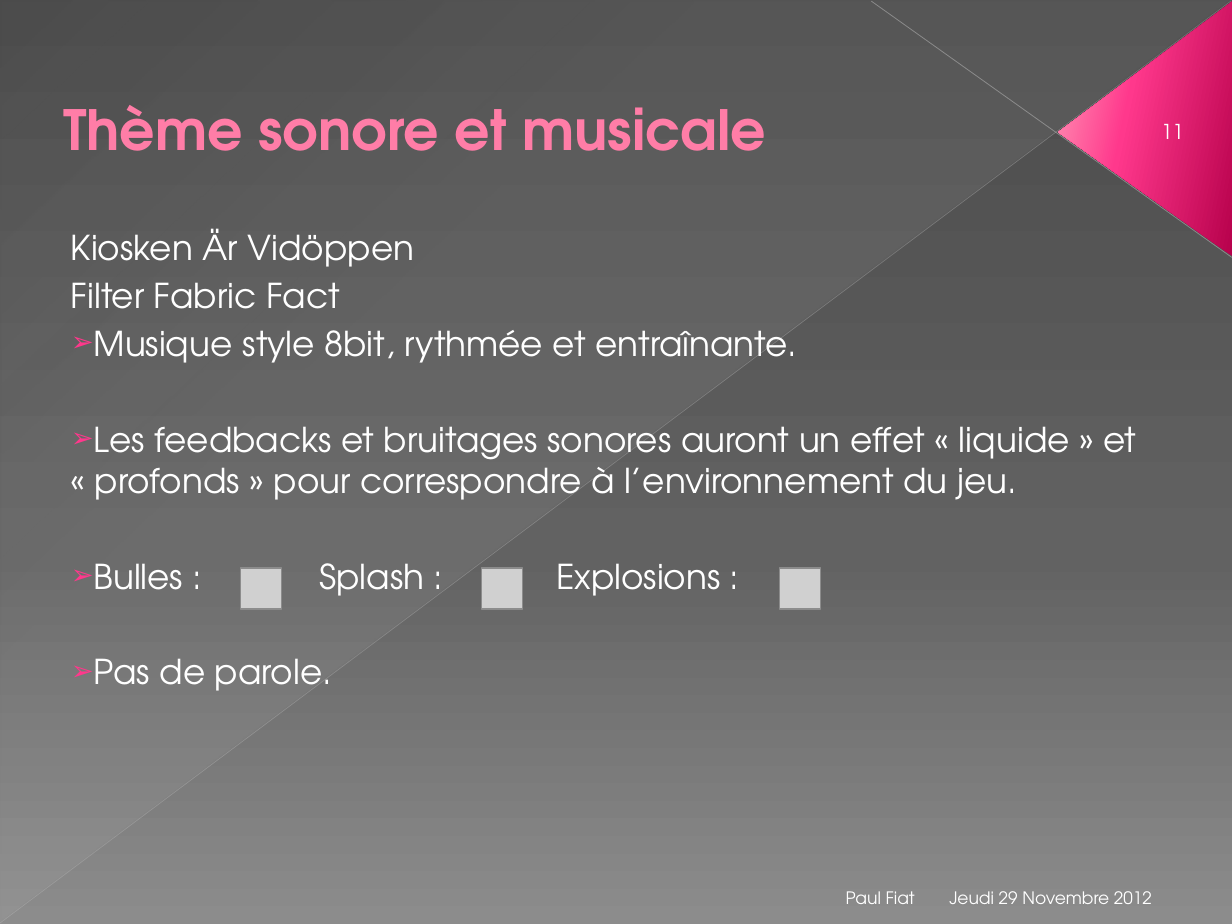
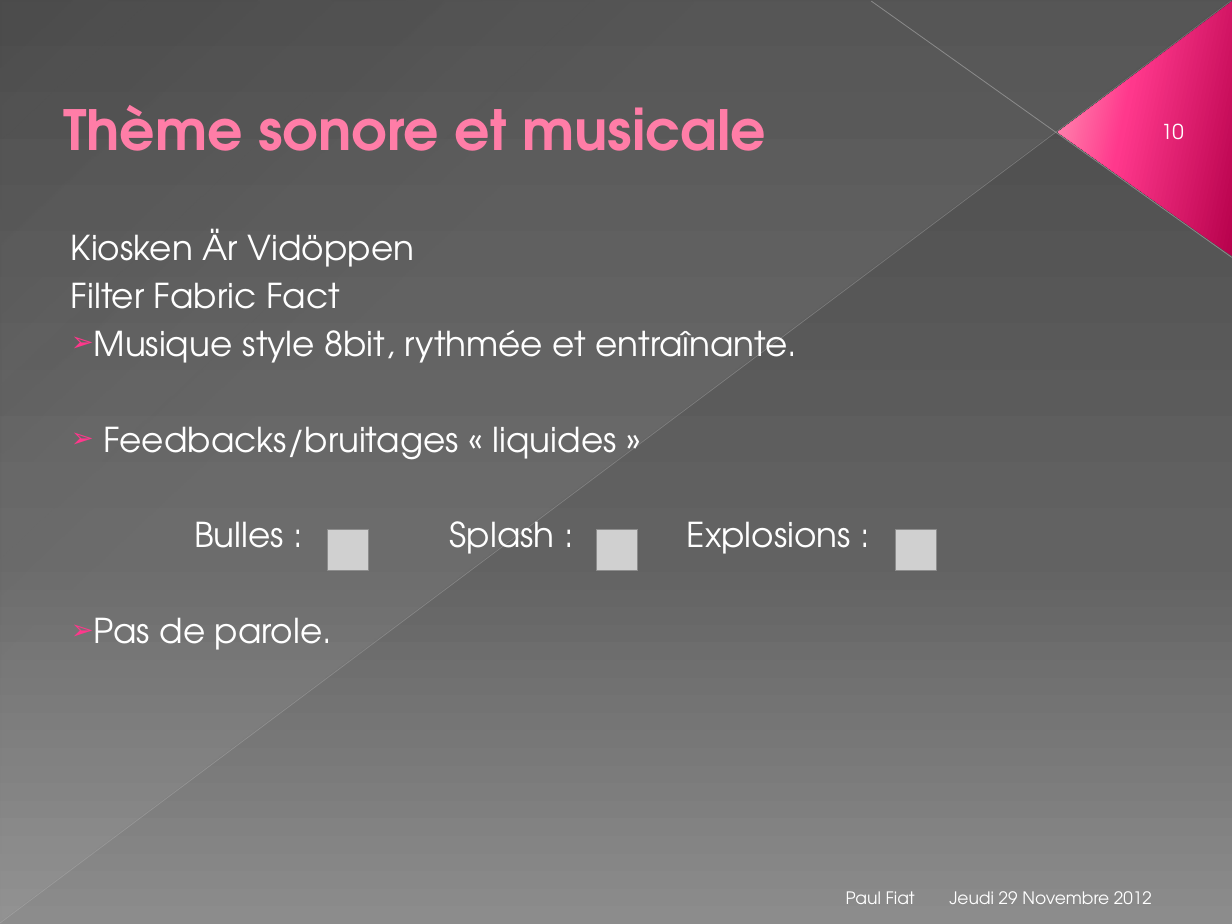
Before and after one commit to Nyarlygames/OBG, a slide deck: slide 10 of GD/Présentation.pptx (slide 11 before the commit). Drawn at 1232x924 pixels with LibreOffice and Linux fonts; fonts in the diff are those of the drawing; grey boxes stand for pictures. Boxes give left, top, right and bottom in pixels: in the first picture for what was removed or moved away, otherwise in the second. Text is boxed around its words. In the diff, an @@ line names an element or a change of style, - is before the commit and + after.

```diff
--- a/GD/Présentation.pptx
+++ b/GD/Présentation.pptx
@@ page number at (1161, 123, 1184, 139): text changed @@
-11
+10
@@ text at (103, 426, 616, 460): text changed @@
-➢ Les feedbacks et bruitages sonores auront un effet « liquide » et « profonds » pour correspondre à l’environnement du jeu.
+➢ Feedbacks/bruitages « liquides »
@@ text at (194, 521, 851, 554): bullet ➢ to none @@
@@ picture: place and size @@
-picture at (240, 568, 281, 609)
+picture at (328, 530, 368, 570)
@@ picture: place and size @@
-picture at (482, 568, 522, 609)
+picture at (596, 530, 637, 570)
@@ picture: place and size @@
-picture at (780, 568, 821, 609)
+picture at (896, 530, 936, 570)
```
Also in this commit, not shown: 7 other slides changed, 1 slide added, 1 slide removed, 3 other files.
